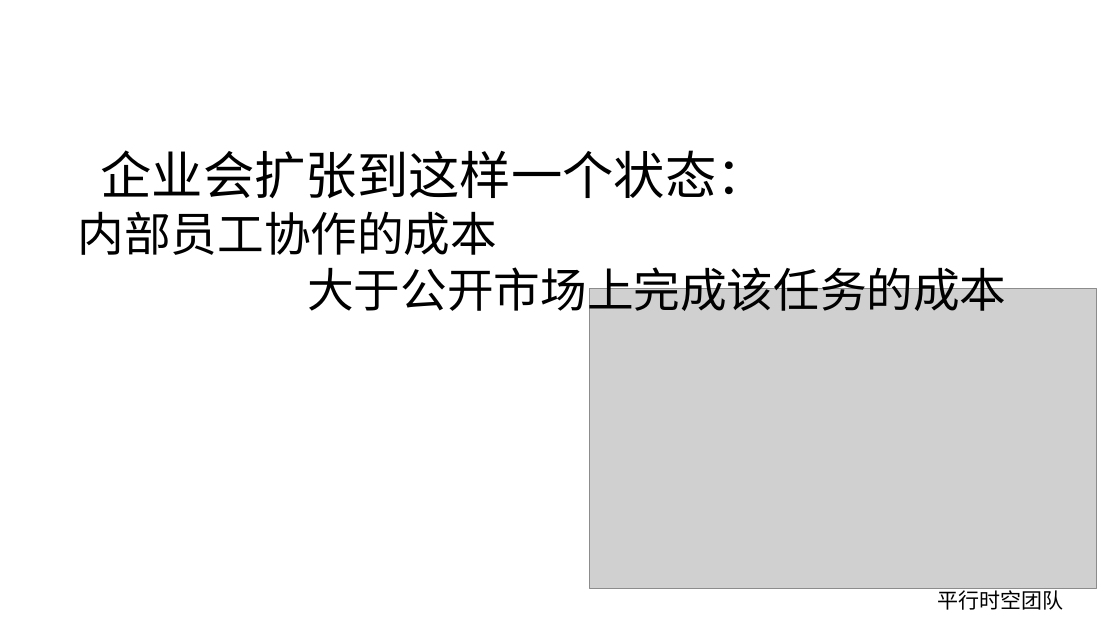
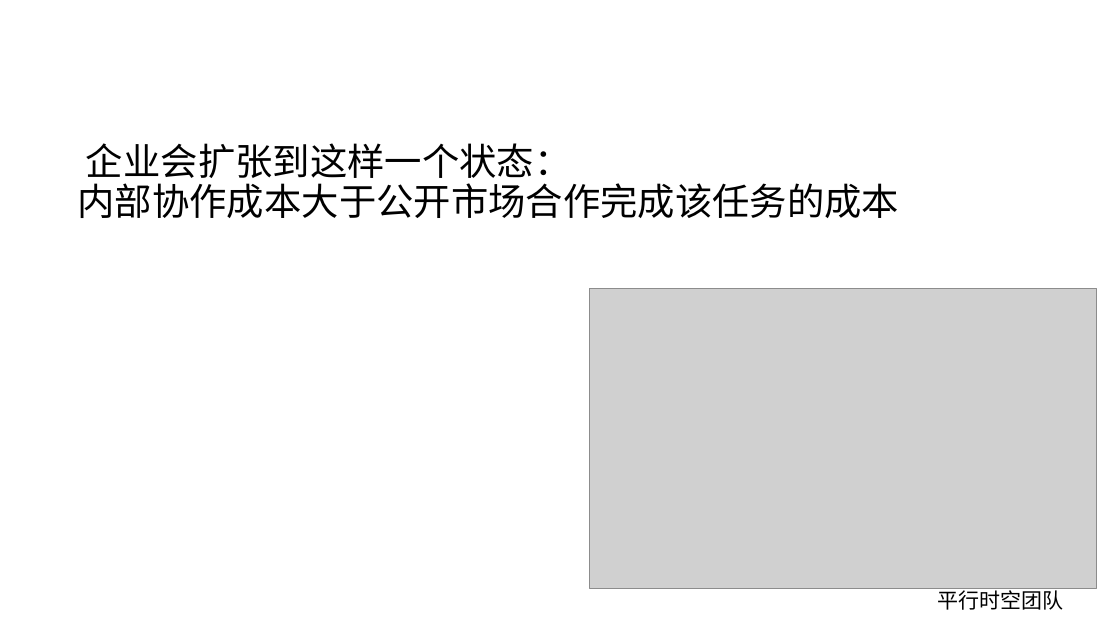
Before and after one commit to substrate-asia/hackathon-2021-summer, a slide deck: slide 6 of teams/23-平行时空/docs/平行时空参赛项目 契约链.pptx (slide 8 before the commit). Drawn at 1120x630 pixels with LibreOffice and Linux fonts; fonts in the diff are those of the drawing; grey boxes stand for pictures; background and template pictures are left out. Boxes give left, top, right and bottom in pixels: in the first picture for what was removed or moved away, otherwise in the second. Text is boxed around its words. In the diff, an @@ line names an element or a change of style, - is before the commit and + after.

```diff
--- a/teams/23-平行时空/docs/平行时空参赛项目 契约链.pptx
+++ b/teams/23-平行时空/docs/平行时空参赛项目 契约链.pptx
@@ text at [86, 143, 571, 185]: size 44 to 32 pt in "企业会扩张到这样一个状态："; line spacing 1 to 0.9 @@
@@ text at [78, 183, 900, 218]: text changed; size 40 to 32 pt @@
-内部员工协作的成本
-大于公开市场上完成该任务的成本
+内部协作成本大于公开市场合作完成该任务的成本
```
Also in this commit, not shown: 8 other slides changed, 1 slide added, 3 slides removed, 3 other files.
